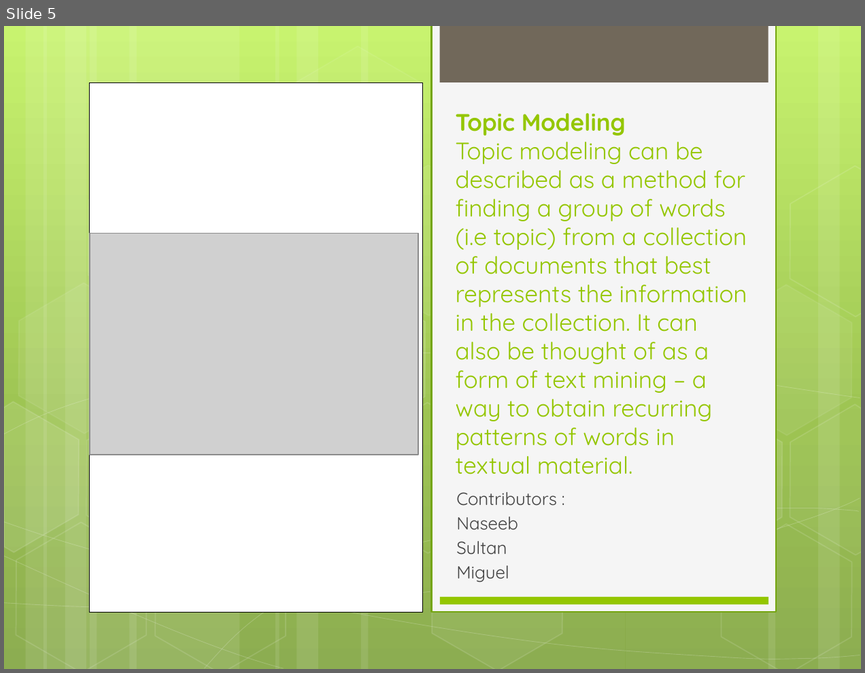
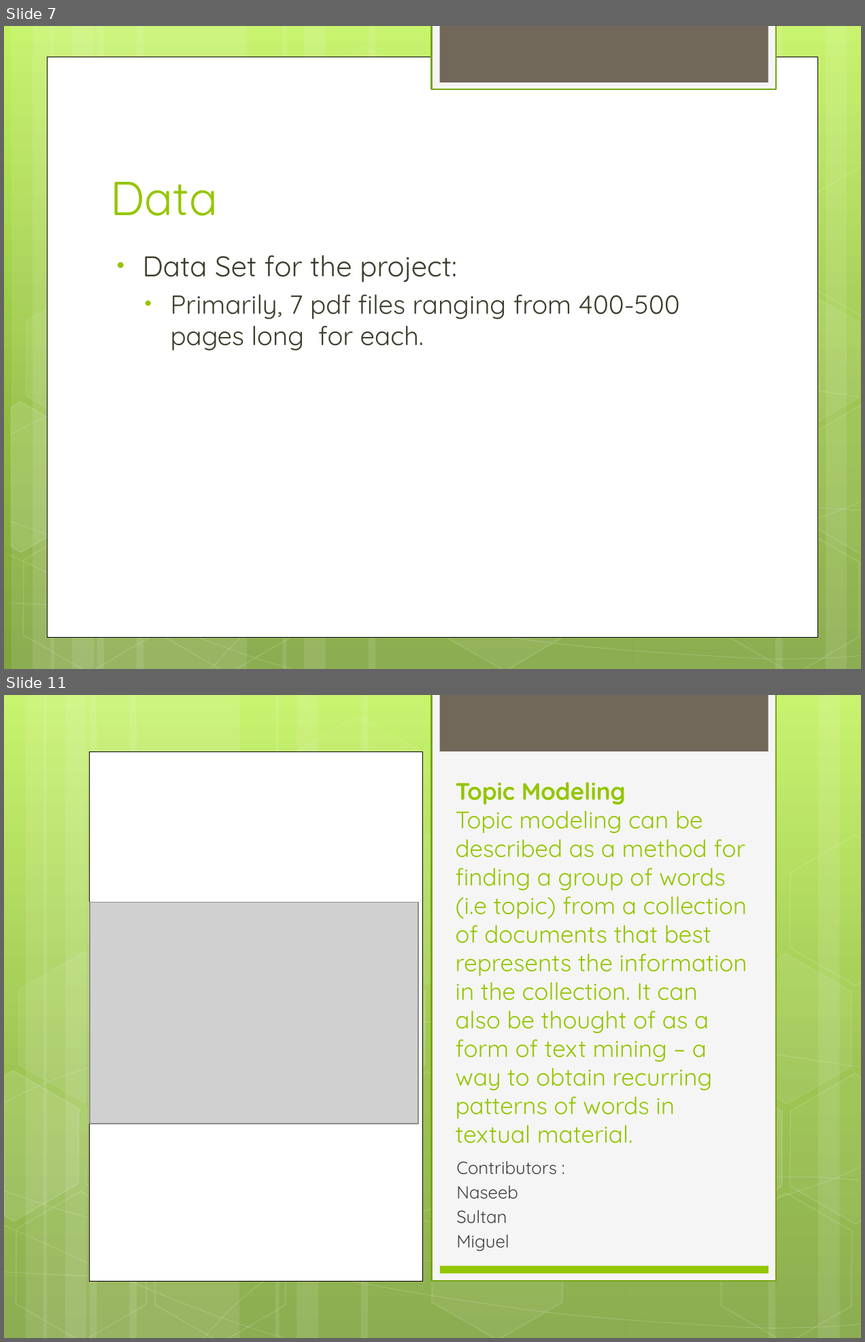
Before and after one commit to UNCG-CSE/Budget_Text_Analysis, a slide deck: doc/Project Review 1.pptx. Shown one above the other, each under a label of ours: slide 5 before the commit, slides 7 and 11 after it; the slides between them are not shown. The pictures are 865x673 and 865x1342 pixels, drawn with LibreOffice and Linux fonts; fonts in the diff are those of the drawing; grey boxes stand for pictures. Boxes give left, top, right and bottom in pixels: in the first picture for what was removed or moved away, otherwise in the second. Text is boxed around its words. In the diff, an @@ line names an element or a change of style, - is before the commit and + after.

```diff
--- a/doc/Project Review 1.pptx
+++ b/doc/Project Review 1.pptx
@@ slide 7 added at [4, 26, 861, 669], background gradient #C3F35F to #93BF3F to #81A53E; not listed: 1 template element that a slide beside it also shows @@
@@ rectangle added at [432, 26, 776, 89], fill #F5F5F5, outline #74A510 1.25 pt @@
@@ rectangle added at [47, 57, 818, 636], fill #FFFFFF, outline #000000 0.5 pt @@
@@ group added at [4, 26, 861, 669]: 12 rectangles, 8 freeform shapes, 8 hexagons @@
@@ title added at [110, 182, 218, 216], 40 pt, text #94C600 @@
+Data
@@ text added at [143, 255, 680, 350], 22 pt, text #3E3D2D @@
+• Data Set for the project:
+  • Primarily, 7 pdf files ranging from 400-500 pages long for each.
@@ what was slide 5 is now slide 11 @@
```
Also in this commit, not shown: 5 slides changed, 6 other slides added.
